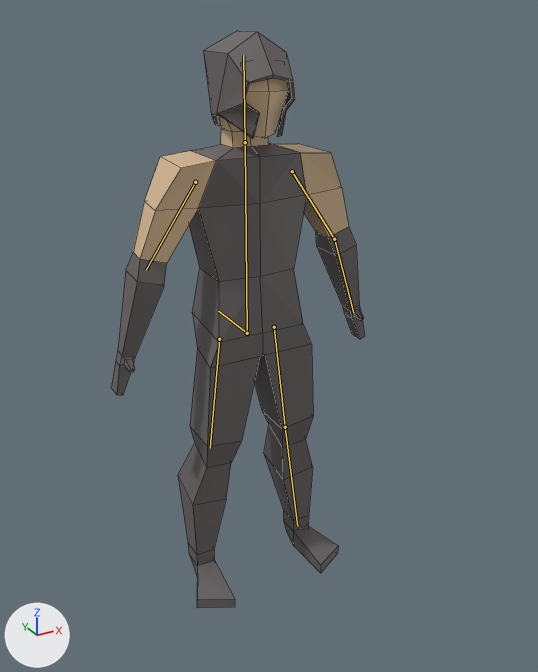
Two versions of the Blender file Jan_2024/HumanArmature.blend, one commit apart.
Rendered twice from a camera (50 mm lens) standing at (-1.017, -1.996, 1.871) and looking at (0.045, -0.064, 0.905). The axes (+X, +Y, +Z) are drawn at lower left. The lights are the same throughout. The bones that change are drawn over the model as lines. Mesh edges are drawn as thin lines.

In view in the first picture: 'Arm', 'Body', 'Foot', 'Hand', 'Head', 'Helmet', 'Leg'.
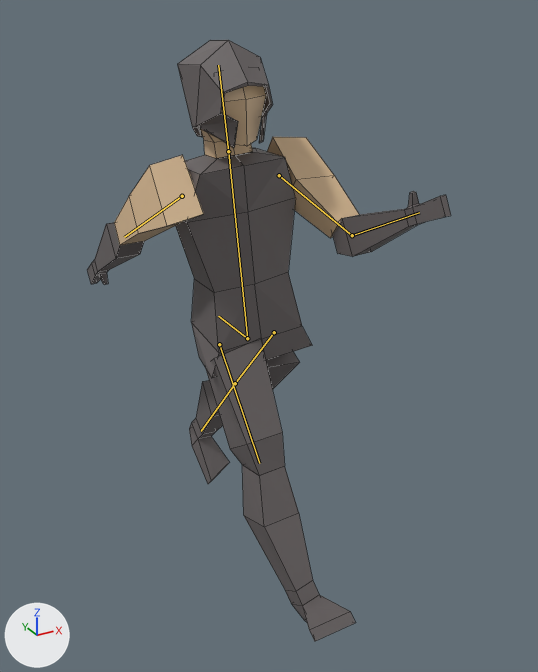
Commit message: walk animation

The newer file adds an action. The first version stands in its rest pose; the second is drawn at frame 18 of the action 'Walk'.

What differs and where, as boxes [x1, y1, x2, y2] in the pictures (538 x 672 px):
```json
{"object": "Body", "change": "posed", "before": [189, 143, 312, 368], "after": [176, 148, 312, 378], "on screen": "10% wider"}
{"object": "Foot", "change": "posed", "before": [178, 426, 338, 608], "after": [189, 380, 355, 641], "on screen": "43% taller"}
{"object": "Leg", "change": "posed", "before": [190, 345, 313, 468], "after": [206, 342, 300, 476], "on screen": "23% narrower, 9% taller"}
{"object": "Arm", "change": "posed", "before": [133, 144, 349, 263], "after": [114, 137, 359, 245], "on screen": "13% wider, 9% shorter"}
{"object": "Hand", "change": "posed", "before": [111, 227, 365, 395], "after": [87, 191, 451, 285], "on screen": "43% wider, 44% shorter"}
{"object": "Helmet", "change": "posed", "before": [203, 30, 295, 139], "after": [178, 40, 273, 148]}
{"object": "Head", "change": "posed", "before": [219, 78, 289, 148], "after": [200, 86, 266, 158]}
{"bone": "Root", "before": "(247, 333) to (218, 311)", "after": "(247, 338) to (218, 316)"}
{"bone": "Body", "before": "(247, 333) to (245, 142)", "after": "(247, 338) to (228, 151)"}
{"bone": "Head", "before": "(245, 142) to (243, 55)", "after": "(228, 151) to (218, 65)"}
{"bone": "ArmL", "before": "(292, 171) to (334, 239)", "after": "(279, 175) to (352, 235)"}
{"bone": "HandL", "before": "(334, 239) to (353, 312)", "after": "(352, 235) to (419, 212)"}
{"bone": "ArmR", "before": "(195, 182) to (146, 270)", "after": "(182, 196) to (124, 237)"}
{"bone": "LegL", "before": "(274, 327) to (285, 427)", "after": "(274, 332) to (235, 383)"}
{"bone": "FootL", "before": "(285, 427) to (297, 526)", "after": "(235, 383) to (201, 431)"}
{"bone": "LegR", "before": "(219, 339) to (210, 448)", "after": "(219, 344) to (259, 463)"}
```

The change, as JSON lines over the scene's bpy script:
```json
{"block": "bone_root", "where": "bone_root = bpy.data.objects['Armature'].pose.bones['Root']"}
{"op": "set", "path": "bone_root.location", "old": "(0.0, 0.0, 0.0)", "new": "(0.0, 0.0, -0.02)"}
{"block": "bone_body", "where": "bone_body = bpy.data.objects['Armature'].pose.bones['Body']  # child of 'Root'"}
{"op": "set", "path": "bone_body.rotation_quaternion", "old": "(1.0, 0.0, 0.0, 0.0)", "new": "(0.999, -0.001, 0.0, 0.044)", "note": "degrees (0, 0, 0) -> degrees (0, 0, 5)"}
{"block": "bone_head", "where": "bone_head = bpy.data.objects['Armature'].pose.bones['Head']  # child of 'Body'"}
{"op": "set", "path": "bone_head.rotation_quaternion", "old": "(1.0, 0.0, 0.0, 0.0)", "new": "(1.0, -0.019, 0.0, 0.0)", "note": "degrees (0, 0, 0) -> degrees (-2, 0, 0)"}
{"block": "bone_arml", "where": "bone_arml = bpy.data.objects['Armature'].pose.bones['ArmL']  # child of 'Body'"}
{"op": "set", "path": "bone_arml.rotation_quaternion", "old": "(1.0, 0.0, 0.0, 0.0)", "new": "(0.903, 0.364, -0.215, -0.079)", "note": "degrees (0, 0, 0) -> degrees (47, -19, -19)"}
{"block": "bone_handl", "where": "bone_handl = bpy.data.objects['Armature'].pose.bones['HandL']  # child of 'ArmL'"}
{"op": "set", "path": "bone_handl.rotation_quaternion", "old": "(1.0, 0.0, 0.0, 0.0)", "new": "(0.844, 0.532, -0.074, -0.005)", "note": "degrees (0, 0, 0) -> degrees (65, -7, -5)"}
{"block": "bone_armr", "where": "bone_armr = bpy.data.objects['Armature'].pose.bones['ArmR']  # child of 'Body'"}
{"op": "set", "path": "bone_armr.rotation_quaternion", "old": "(1.0, 0.0, 0.0, 0.0)", "new": "(0.884, -0.401, -0.229, 0.074)", "note": "degrees (0, 0, 0) -> degrees (-52, -20, 20)"}
{"block": "bone_legl", "where": "bone_legl = bpy.data.objects['Armature'].pose.bones['LegL']  # child of 'Root'"}
{"op": "set", "path": "bone_legl.rotation_quaternion", "old": "(1.0, 0.0, 0.0, 0.0)", "new": "(0.934, -0.082, 0.011, 0.346)", "note": "degrees (0, 0, 0) -> degrees (-8, 4, 40)"}
{"block": "bone_footl", "where": "bone_footl = bpy.data.objects['Armature'].pose.bones['FootL']  # child of 'LegL'"}
{"op": "set", "path": "bone_footl.rotation_quaternion", "old": "(1.0, 0.0, 0.0, 0.0)", "new": "(1.0, 0.0, -0.001, -0.007)", "note": "degrees (0, 0, 0) -> degrees (0, 0, -1)"}
{"block": "bone_legr", "where": "bone_legr = bpy.data.objects['Armature'].pose.bones['LegR']  # child of 'Root'"}
{"op": "set", "path": "bone_legr.rotation_quaternion", "old": "(1.0, 0.0, 0.0, 0.0)", "new": "(0.952, 0.083, 0.008, -0.295)", "note": "degrees (0, 0, 0) -> degrees (9, 4, -34)"}
```
